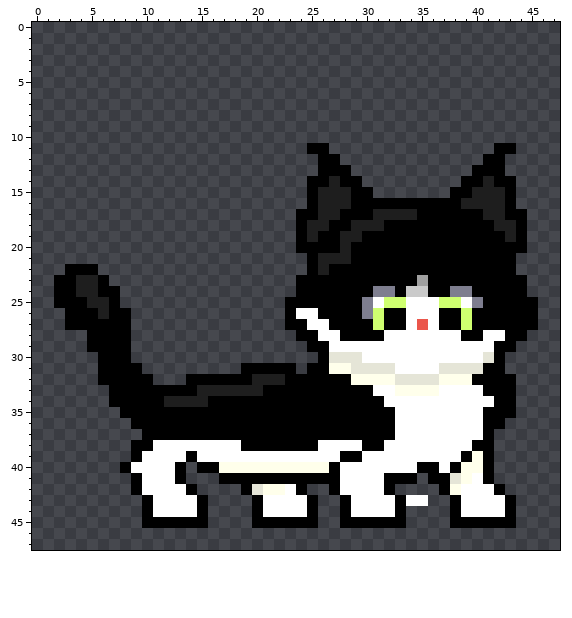
File history of a pixel-art sprite, res/player/GutsRight1.png. This is how it looked before the edit.
The file is 48x48 pixels.
New version:
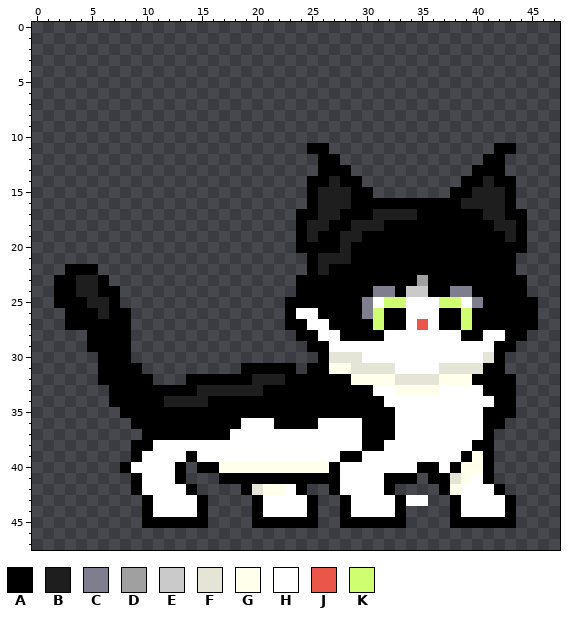
Palette (. is transparent): A #000000  B #1e1e1e  C #7e7e8f  D #a0a0a0  E #cacaca  F #e5e5d7  G #ffffeb  H #ffffff  J #eb564b  K #cfff70
Diff:
@@ x 16..31 @@
 35 AAAAAAAAAAAAAAAA
-36 AAAAAAAAAAAAAAAA
-37 AAAAAAAAAAAAAAAA
-38 HHHAAAAAAAHHHHAA
+36 AAAHHHAAAAHHHHAA
+37 AAHHHHHHHHHHHHAA
+38 HHHHHHHHHHHHHHAA
 39 HHHHHHHHHHHHAAHH
Changed places in both pictures, as pixel boxes (x1, y1, x2, y2):
changed: (230, 418, 362, 451)
